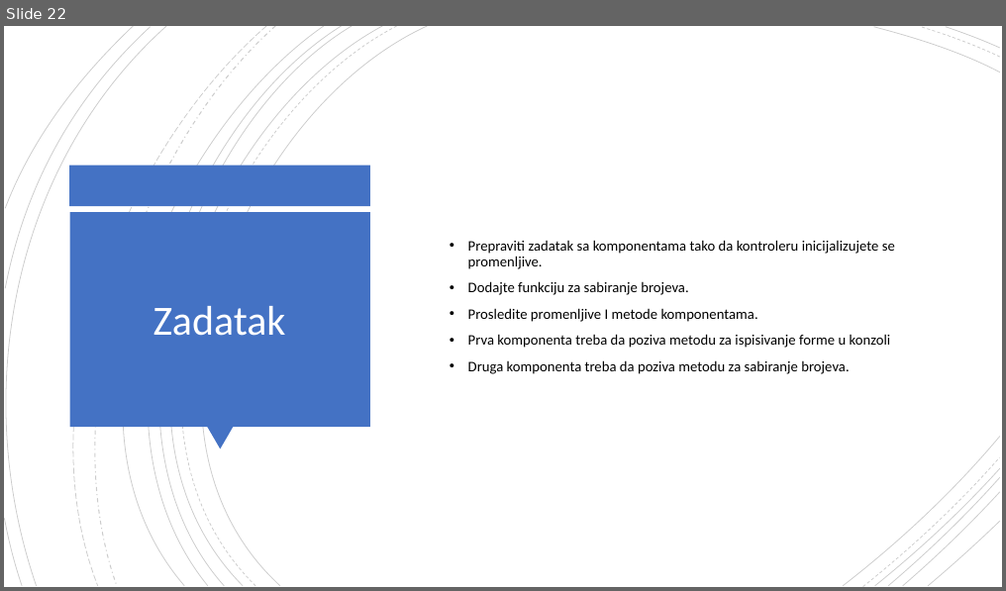
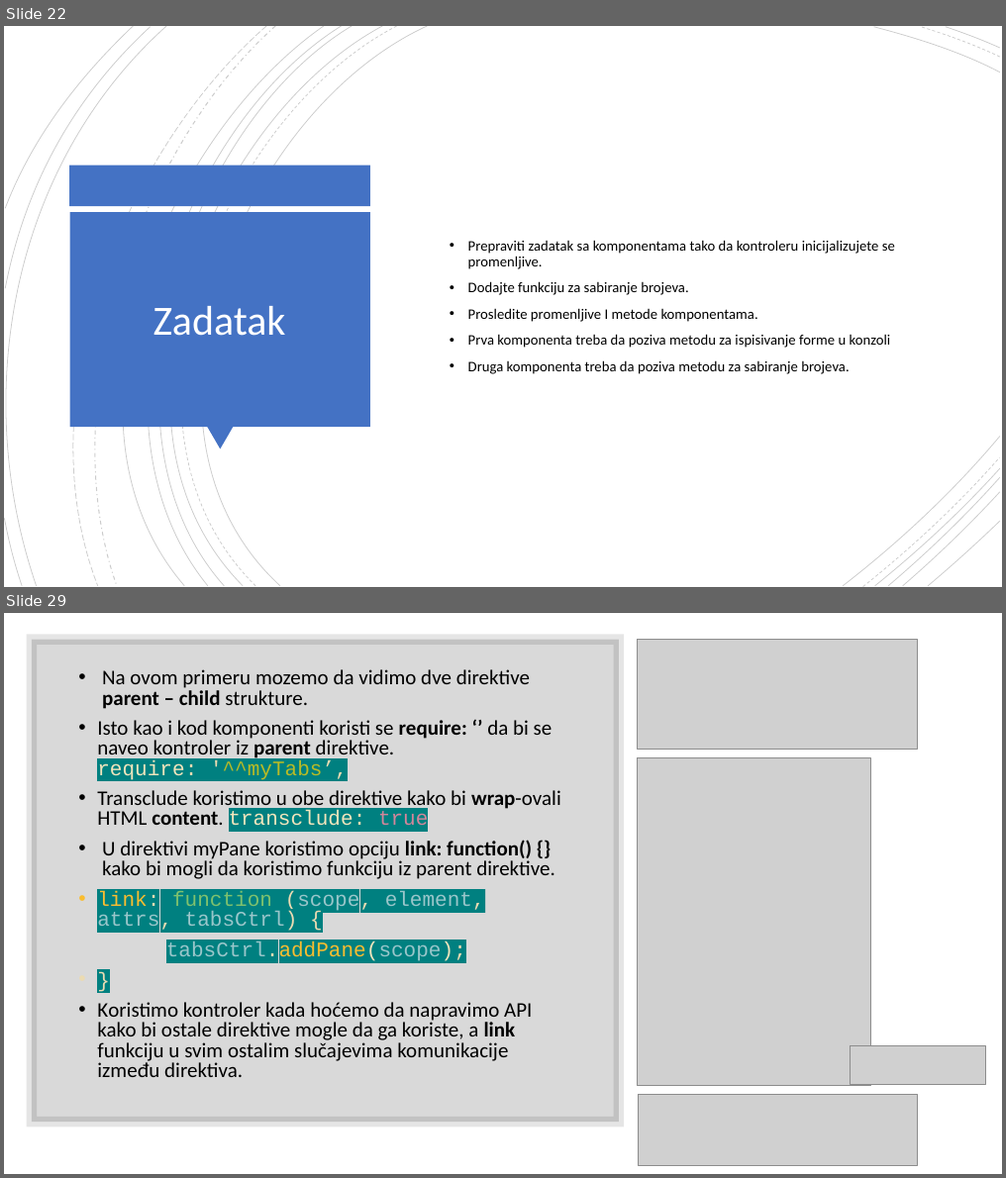
Before and after one commit to daniloMogin/kurs, a slide deck: AngularJS.pptx. Shown one above the other, each under a label of ours: slide 22 before the commit, slides 22 and 29 after it; the slides between them are not shown. The pictures are 1006x591 and 1006x1178 pixels, drawn with LibreOffice and Linux fonts; fonts in the diff are those of the drawing; grey boxes stand for pictures. Boxes give left, top, right and bottom in pixels: in the first picture for what was removed or moved away, otherwise in the second. Text is boxed around its words. In the diff, an @@ line names an element or a change of style, - is before the commit and + after.

```diff
--- a/AngularJS.pptx
+++ b/AngularJS.pptx
@@ slide 29 added at box(4, 613, 1002, 1174), background #FFFFFF @@
@@ rectangle added at box(32, 639, 620, 1122), fill #000000 at 15% opacity, outline #000000 10 pt @@
@@ picture added at box(638, 639, 918, 749) @@
@@ text added at box(97, 669, 561, 1077), 20 pt, text #000000 @@
+• Na ovom primeru mozemo da vidimo dve direktive parent – child strukture.
+• Isto kao i kod komponenti koristi se require: ‘’ da bi se naveo kontroler iz parent direktive. require: '^^myTabs’,
+• Transclude koristimo u obe direktive kako bi wrap-ovali HTML content. transclude: true
+• U direktivi myPane koristimo opciju link: function() {} kako bi mogli da koristimo funkciju iz parent direktive.
+• link: function (scope, element, attrs, tabsCtrl) {
+tabsCtrl.addPane(scope);
+• }
+• Koristimo kontroler kada hoćemo da napravimo API kako bi ostale direktive mogle da ga koriste, a link funkciju u svim ostalim slučajevima komunikacije između direktiva.
@@ picture added at box(638, 759, 871, 1085) @@
@@ picture added at box(849, 1046, 986, 1085) @@
@@ picture added at box(638, 1094, 918, 1165) @@
```
Also in this commit, not shown: 1 slide changed, 6 other slides added, 38 other files.
